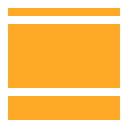
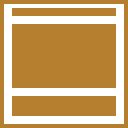
Layered file, before and after one edit (w=128, h=128). Changes by layer:
removed layer "矩形 5 副本" over [8, 8, 120, 120]
added layer "矩形 3 副本" over [0, 0, 128, 128]
